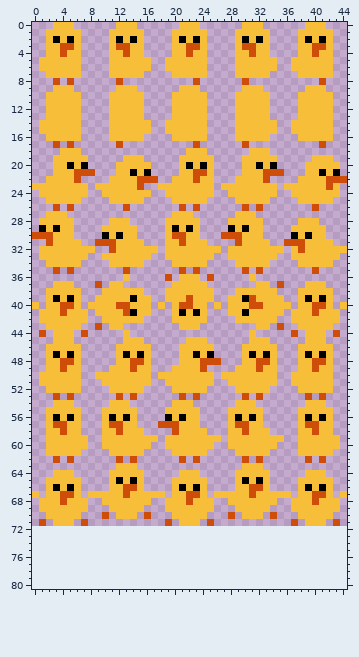
File history of a sprite sheet, gamelime/debug/images/yokai/chick_01.png. This is how it looked before the edit.
The file is 45x72 pixels. The old version is drawn lined up with the new one, on the new canvas.
New version:
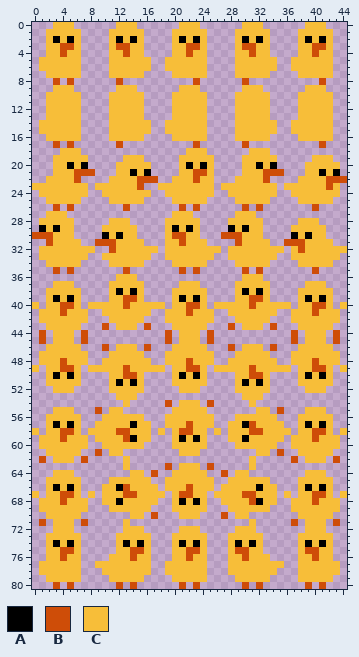
Palette (. is transparent): A #000000  B #ce4d08  C #f7be39
The exact change:
canvas 45x72 -> 45x81
y 36: x 12 . -> C; x 14 . -> C; x 19 B -> .; x 21..23 CCC -> ...; x 25 B -> .; x 30 . -> C; x 32 . -> C
y 37: x 9 B -> .; x 13..15 ... -> CCC; x 20 C -> .; x 24 C -> .; x 29..31 ... -> CCC; x 35 B -> .
y 38: x 10 C -> .; x 12 C -> A; x 14 C -> A; x 19 C -> .; x 25 C -> .; x 30 C -> A; x 32 C -> A; x 34 C -> .
y 39: x 9..10 CC -> ..; x 13..14 CA -> BB; x 16 C -> .; x 19 C -> .; x 21..23 CBC -> ACA; x 25 C -> .; x 28 C -> .; x 30 A -> C; x 32 C -> B; x 34..35 CC -> ..
y 40: x 12 B -> C; x 17 . -> C; x 21 B -> C; x 23 C -> B; x 27 . -> C; x 32 B -> C
y 41: x 9 C -> .; x 13..14 BA -> CC; x 19 . -> C; x 21..23 ACA -> CBC; x 25 . -> C; x 30 A -> C; x 35 C -> .
y 42: x 10 C -> .; x 19 . -> C; x 25 . -> C; x 34 C -> .
y 43: x 9..11 B.C -> .B.; x 13..14 .. -> CC; x 16 . -> B; x 20 . -> C; x 24 . -> C; x 28 . -> B; x 30..31 .. -> CC; x 33..35 C.B -> .B.
y 44: x 13 C -> .; x 19 . -> B; x 21..23 ... -> CCC; x 25 . -> B; x 31 C -> .
y 45: x 1 . -> B; x 7 . -> B; x 13..15 CCC -> ...; x 19 . -> B; x 21 . -> C; x 24..25 C. -> .B; x 31..33 CCC -> ...; x 37 . -> B; x 43 . -> B
y 46: x 10 . -> B; x 15..16 CC -> .B; x 20 . -> C; x 25 C -> .; x 28 . -> B; x 33..34 CC -> .B
y 47: x 1 . -> C; x 3 A -> C; x 5 A -> C; x 7 . -> C; x 11 . -> C; x 13 A -> C; x 15..16 AC -> C.; x 19..20 .. -> CC; x 23 A -> C; x 25 A -> C; x 29 . -> C; x 31 A -> C; x 33..34 AC -> C.; x 37 . -> C; x 39 A -> C; x 41 A -> C; x 43 . -> C
y 48: x 1 . -> C; x 5 B -> C; x 7 . -> C; x 10..11 .. -> CC; x 14..15 BB -> CC; x 19..20 .. -> CC; x 22 C -> B; x 24..26 BBB -> CC.; x 28..29 .. -> CC; x 32..33 BB -> CC; x 37 . -> C; x 41 B -> C; x 43 . -> C
y 49: x 0 . -> C; x 5 C -> B; x 8..10 ... -> CCC; x 13..14 CB -> BC; x 17..18 .. -> CC; x 22..24 CCB -> BBC; x 26..28 ... -> CCC; x 31..32 CB -> BC; x 35..36 .. -> CC; x 41 C -> B; x 44 . -> C
y 50: x 1 C -> .; x 3 C -> A; x 5 C -> A; x 9..10 CC -> ..; x 13..14 CC -> BB; x 16 C -> .; x 18..19 CC -> ..; x 21 C -> A; x 23 C -> A; x 25 C -> .; x 27..28 CC -> ..; x 31..32 CC -> BB; x 34 C -> .; x 37 C -> .; x 39 C -> A; x 41 C -> A
y 51: x 1 C -> .; x 10 C -> .; x 12 C -> A; x 14 C -> A; x 16 C -> .; x 19 C -> .; x 25 C -> .; x 28 C -> .; x 30 C -> A; x 32 C -> A; x 34 C -> .; x 37 C -> .
y 52: x 2 C -> .; x 6 C -> .; x 20 C -> .; x 24 C -> .; x 38 C -> .; x 42 C -> .
y 53: x 3 B -> .; x 5 B -> .; x 12..14 B.B -> CCC; x 21 B -> .; x 23 B -> .; x 30..32 B.B -> CCC; x 39 B -> .; x 41 B -> .
y 54: x 3..5 CCC -> ...; x 11..12 CC -> ..; x 19..20 .C -> B.; x 23 . -> C; x 25 . -> B; x 29..30 CC -> ..; x 39..41 CCC -> ...
y 55: x 2 C -> .; x 6 C -> .; x 9..10 .C -> B.; x 13..14 CC -> ..; x 19 C -> .; x 24 . -> C; x 28..31 CCCC -> ....; x 33 . -> C; x 35 . -> B; x 38 C -> .; x 42 C -> .
y 56: x 3 A -> C; x 5 A -> C; x 11 A -> C; x 13 A -> C; x 15 . -> C; x 19 A -> C; x 21 A -> C; x 24..25 .. -> CC; x 28..29 CA -> .C; x 31 A -> C; x 33..34 .. -> CC; x 39 A -> C; x 41 A -> C
y 57: x 3..5 BBC -> ACA; x 9 . -> C; x 11..12 BB -> CC; x 14..16 C.. -> ACC; x 18..20 BBB -> .CC; x 22 C -> B; x 24..25 .. -> CC; x 29..31 BBC -> CAB; x 33..35 ... -> CCC; x 39..41 BBC -> ACA
y 58: x 0 . -> C; x 5 C -> B; x 8..9 .. -> CC; x 13 C -> B; x 16 . -> C; x 18 . -> C; x 20..22 BCC -> CBB; x 26 . -> C; x 30..32 BCC -> CBB; x 34..36 ... -> CCC; x 41 C -> B; x 44 . -> C
y 59: x 1 . -> C; x 4 C -> B; x 9 . -> C; x 13..14 CC -> BA; x 17 C -> .; x 19 C -> .; x 21 C -> A; x 23 C -> A; x 25..26 CC -> ..; x 30 C -> A; x 37 . -> C; x 40 C -> B
y 60: x 1 . -> C; x 16 C -> .; x 19 C -> .; x 25 C -> .; x 28 C -> .; x 37 . -> C
y 61: x 9 . -> B; x 13..15 CCC -> ...; x 20 C -> .; x 24 C -> .; x 29..31 CCC -> ...; x 35 . -> B
y 62: x 1 . -> B; x 3..5 B.B -> CCC; x 7 . -> B; x 12..14 B.B -> .C.; x 21 B -> .; x 23 B -> .; x 30..32 B.B -> .C.; x 37 . -> B; x 39..41 B.B -> CCC; x 43 . -> B
y 63: x 12 C -> .; x 14 C -> .; x 19 . -> B; x 21..23 ... -> CCC; x 25 . -> B; x 30 C -> .; x 32 C -> .
y 64: x 11..13 CCC -> ...; x 17 . -> B; x 20 . -> C; x 24 . -> C; x 27 . -> B; x 31..33 CCC -> ...
y 65: x 12 A -> C; x 14 A -> C; x 16 . -> C; x 19 . -> C; x 25 . -> C; x 28 . -> C; x 30 A -> C; x 32 A -> C
y 66: x 10 . -> C; x 12 C -> A; x 14 B -> C; x 16..17 .. -> CC; x 19 . -> C; x 21..23 ACA -> CBC; x 25 . -> C; x 27..28 .. -> CC; x 31..32 BB -> CA; x 34 . -> C
y 67: x 9 C -> .; x 14 C -> B; x 21 C -> B; x 23 B -> C; x 30 C -> B; x 35 C -> .
y 68: x 12 C -> A; x 17 . -> C; x 19 C -> .; x 21..23 CBC -> ACA; x 25 C -> .; x 27 . -> C; x 31..32 CC -> BA
y 69: x 16 . -> C; x 19 C -> .; x 25 C -> .; x 28 . -> C
y 70: x 10 B -> .; x 12..13 CC -> ..; x 15..17 .B. -> C.B; x 20 C -> .; x 24 C -> .; x 27..29 .B. -> B.C; x 31..32 CC -> ..; x 34 B -> .
y 71: x 13 . -> C; x 19 B -> .; x 21..23 CCC -> ...; x 25 B -> .; x 31 . -> C
y 72: x 3..5 ... -> CCC; x 13..15 ... -> CCC; x 21..23 ... -> CCC; x 29..31 ... -> CCC; x 39..41 ... -> CCC
y 73: x 2..6 ..... -> CCCCC; x 12..16 ..... -> CCCCC; x 20..24 ..... -> CCCCC; x 28..32 ..... -> CCCCC; x 38..42 ..... -> CCCCC
y 74: x 2..6 ..... -> CACAC; x 12..16 ..... -> CACAC; x 20..24 ..... -> CACAC; x 28..32 ..... -> CACAC; x 38..42 ..... -> CACAC
y 75: x 2..6 ..... -> CCBBC; x 12..16 ..... -> CCBBC; x 20..24 ..... -> CCBBC; x 28..32 ..... -> CBBCC; x 38..42 ..... -> CBBCC
y 76: x 2..6 ..... -> CCBCC; x 11..16 ...... -> CCCBCC; x 20..24 ..... -> CCBCC; x 28..33 ...... -> CCBCCC; x 38..42 ..... -> CCBCC
y 77: x 1..6 ...... -> CCCCCC; x 9..16 ........ -> CCCCCCCC; x 19..24 ...... -> CCCCCC; x 28..35 ........ -> CCCCCCCC; x 38..43 ...... -> CCCCCC
y 78: x 1..6 ...... -> CCCCCC; x 10..16 ....... -> CCCCCCC; x 19..24 ...... -> CCCCCC; x 28..34 ....... -> CCCCCCC; x 38..43 ...... -> CCCCCC
y 79: x 2..6 ..... -> CCCCC; x 11..15 ..... -> CCCCC; x 20..24 ..... -> CCCCC; x 29..33 ..... -> CCCCC; x 38..42 ..... -> CCCCC
y 80: x 3 . -> B; x 5 . -> B; x 12 . -> B; x 14 . -> B; x 21 . -> B; x 23 . -> B; x 30 . -> B; x 32 . -> B; x 39 . -> B; x 41 . -> B
Changed places in both pictures, as pixel boxes (x1, y1, x2, y2):
changed: (32, 274, 347, 589)
